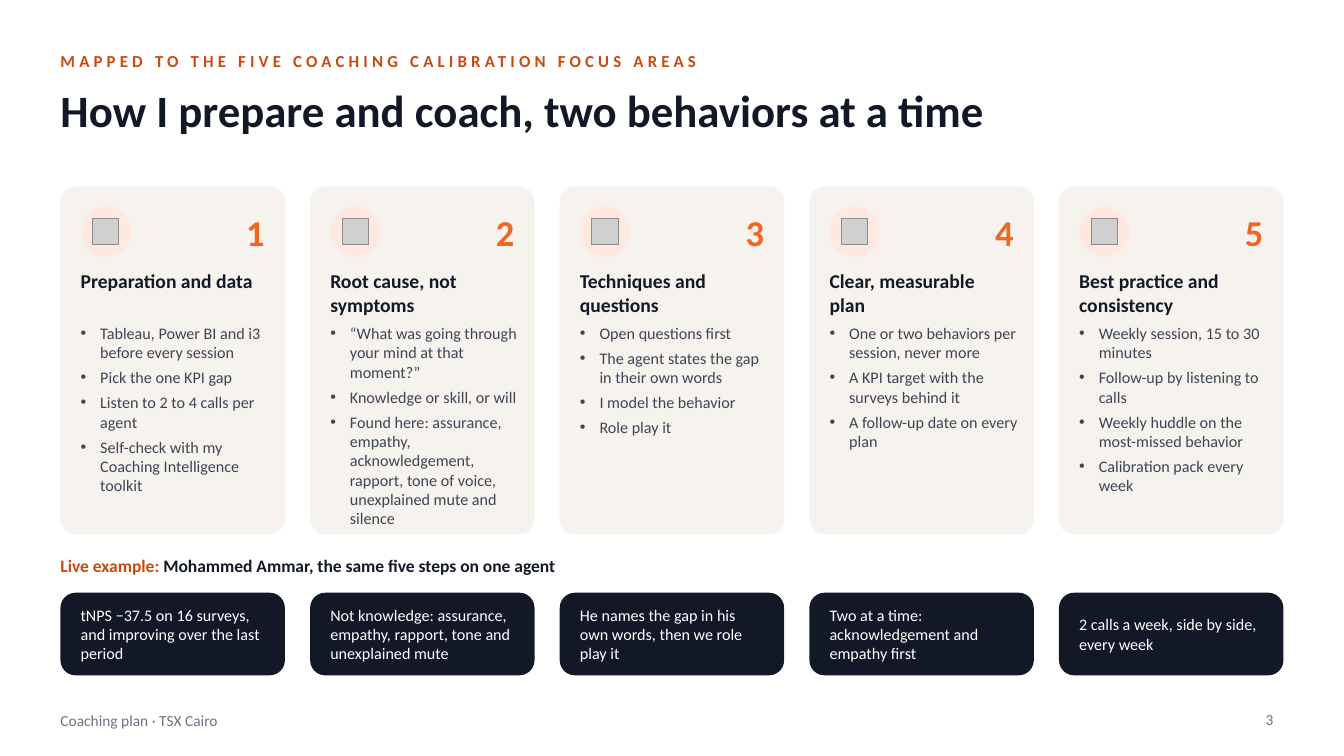
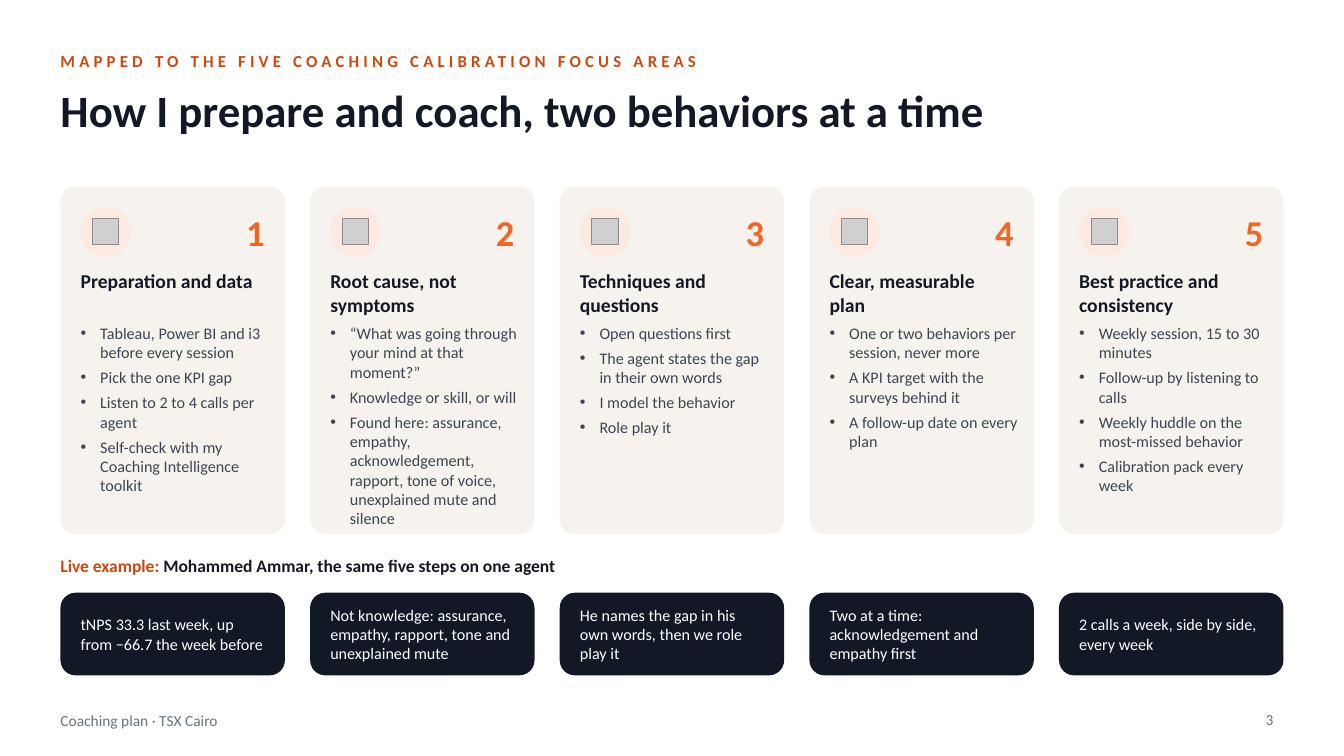
Before and after one commit to comar12/LMS, a slide deck: slide 3 of coaching-intelligence-pro/Coaching_Plan_Omar_Mansour.pptx. Drawn at 1344x756 pixels with LibreOffice and Linux fonts; fonts in the diff are those of the drawing; grey boxes stand for pictures. Boxes give left, top, right and bottom in pixels: in the first picture for what was removed or moved away, otherwise in the second. Text is boxed around its words. In the diff, an @@ line names an element or a change of style, - is before the commit and + after.

```diff
--- a/coaching-intelligence-pro/Coaching_Plan_Omar_Mansour.pptx
+++ b/coaching-intelligence-pro/Coaching_Plan_Omar_Mansour.pptx
@@ text at bbox=[81, 618, 263, 650]: text changed @@
-tNPS −37.5 on 16 surveys, and improving over the last period
+tNPS 33.3 last week, up from −66.7 the week before
```
Also in this commit, not shown: 2 other slides changed, 1 slide added, 1 slide removed.
